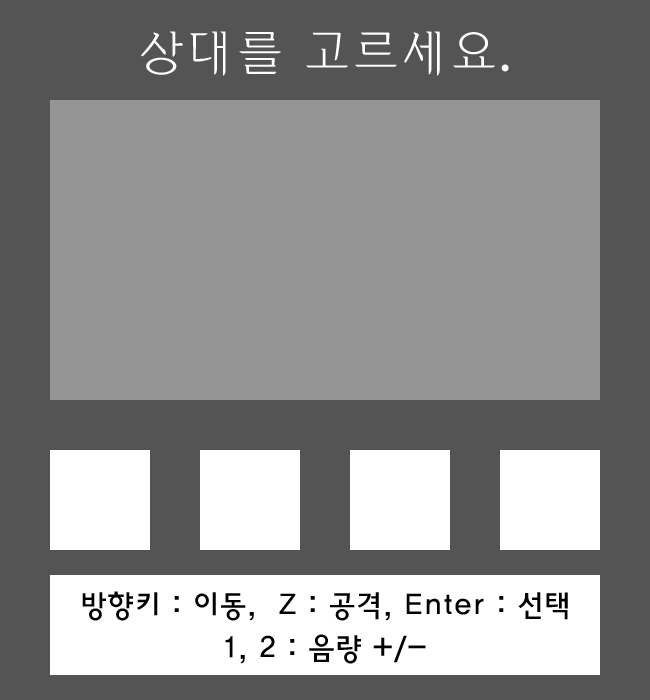
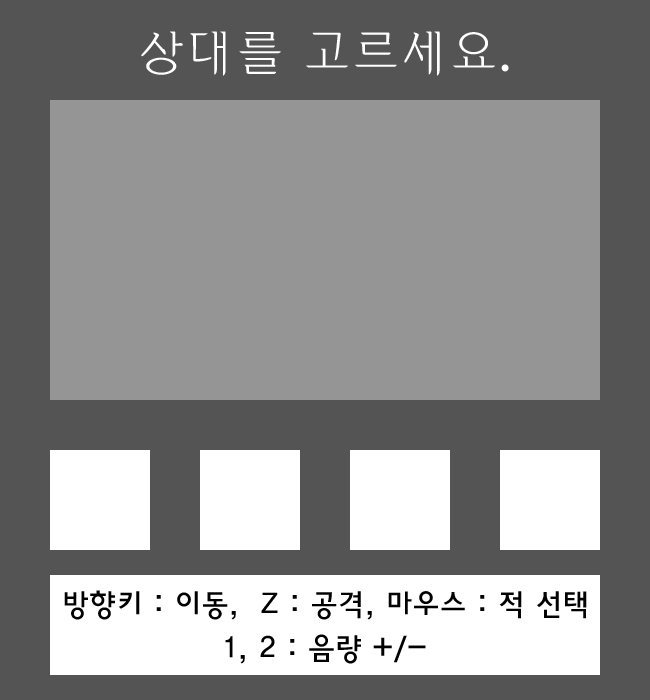
Revision of a layered 650×700 image; what changed, layer by layer:
renamed "방향키 : 이동, Z : 공격, Enter : 선택" to "방향키 : 이동, Z : 공격, 마우스 : 적 선택", painted on it over [64, 590, 587, 621]
